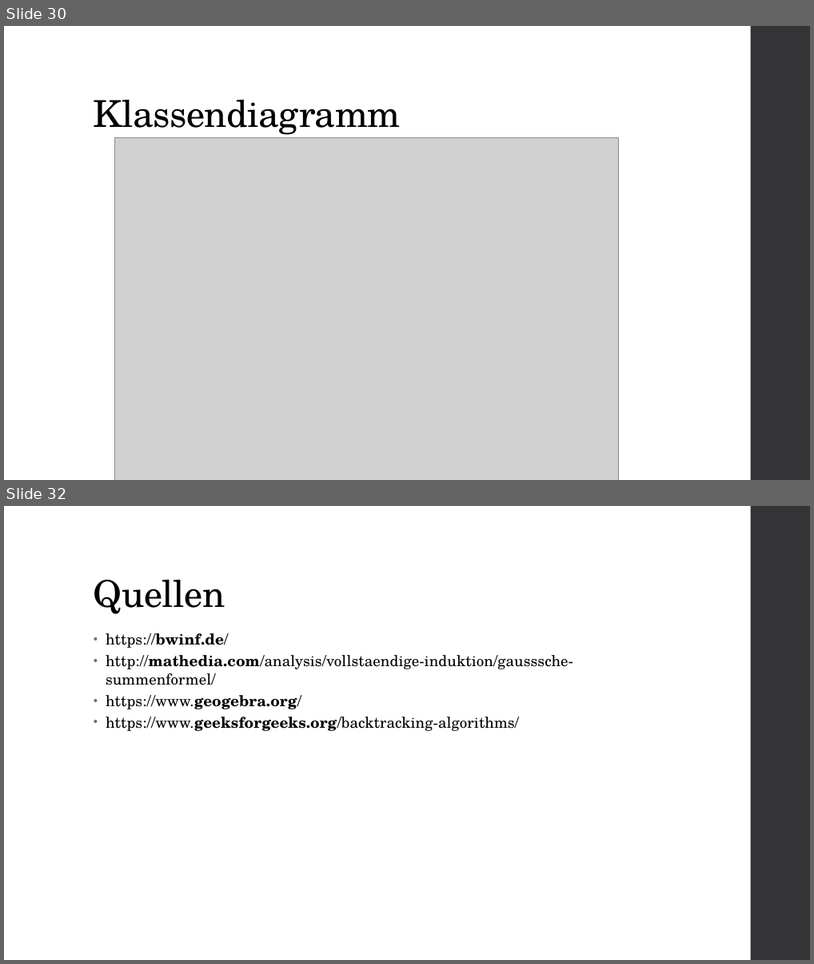
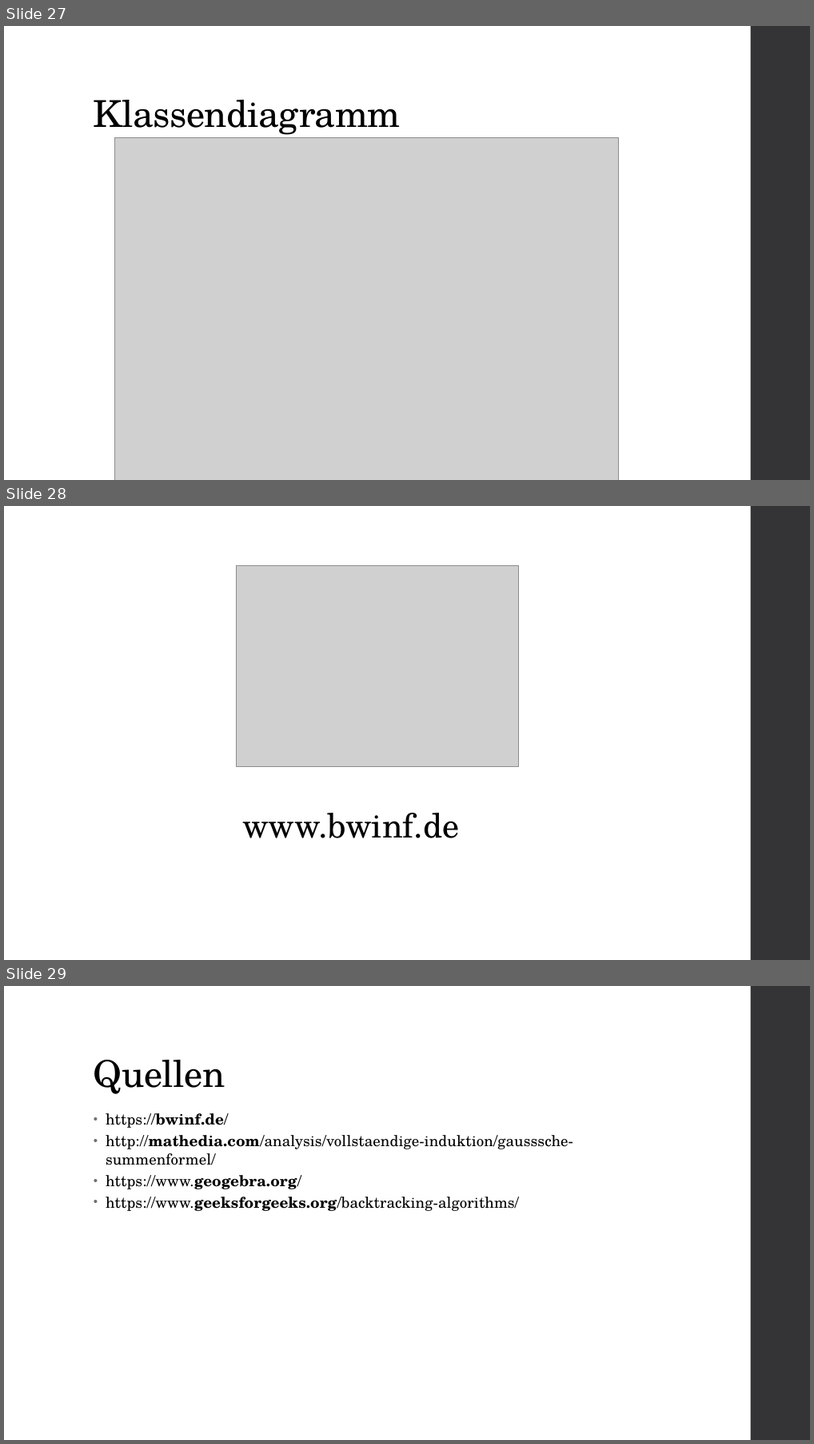
Before and after one commit to atalantus/BwInf36_Runde02, a slide deck: Aufgabe01_Praesentation.pptx. Shown one above the other, each under a label of ours: slides 30 and 32 before the commit, slides 27, 28 and 29 after it; the slides between them are not shown. The pictures are 814x964 and 814x1444 pixels, drawn with LibreOffice and Linux fonts; fonts in the diff are those of the drawing; grey boxes stand for pictures. Boxes give left, top, right and bottom in pixels: in the first picture for what was removed or moved away, otherwise in the second. Text is boxed around its words. In the diff, an @@ line names an element or a change of style, - is before the commit and + after.

```diff
--- a/Aufgabe01_Praesentation.pptx
+++ b/Aufgabe01_Praesentation.pptx
@@ slide 28 added at [4,506,810,960], background #FFFFFF; not listed: 1 template element that a slide beside it also shows @@
@@ picture added at [237,566,519,766] @@
@@ text added at [242,812,459,838], 40 pt, text #000000 @@
+www.bwinf.de
@@ what was slide 30 is now slide 27 @@
@@ what was slide 32 is now slide 29 @@
```
Also in this commit, not shown: 6 slides changed, 1 other slide added, 5 slides removed.
